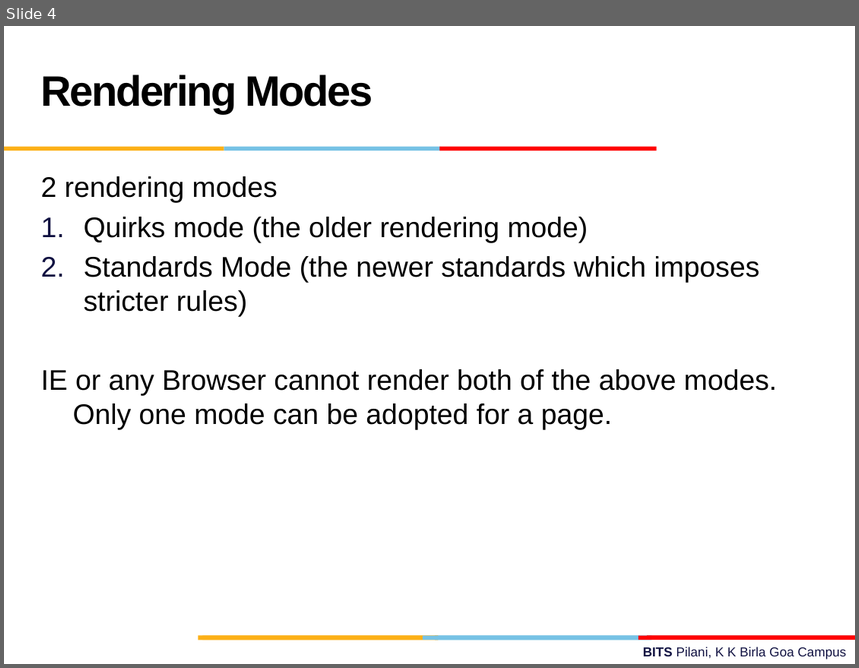
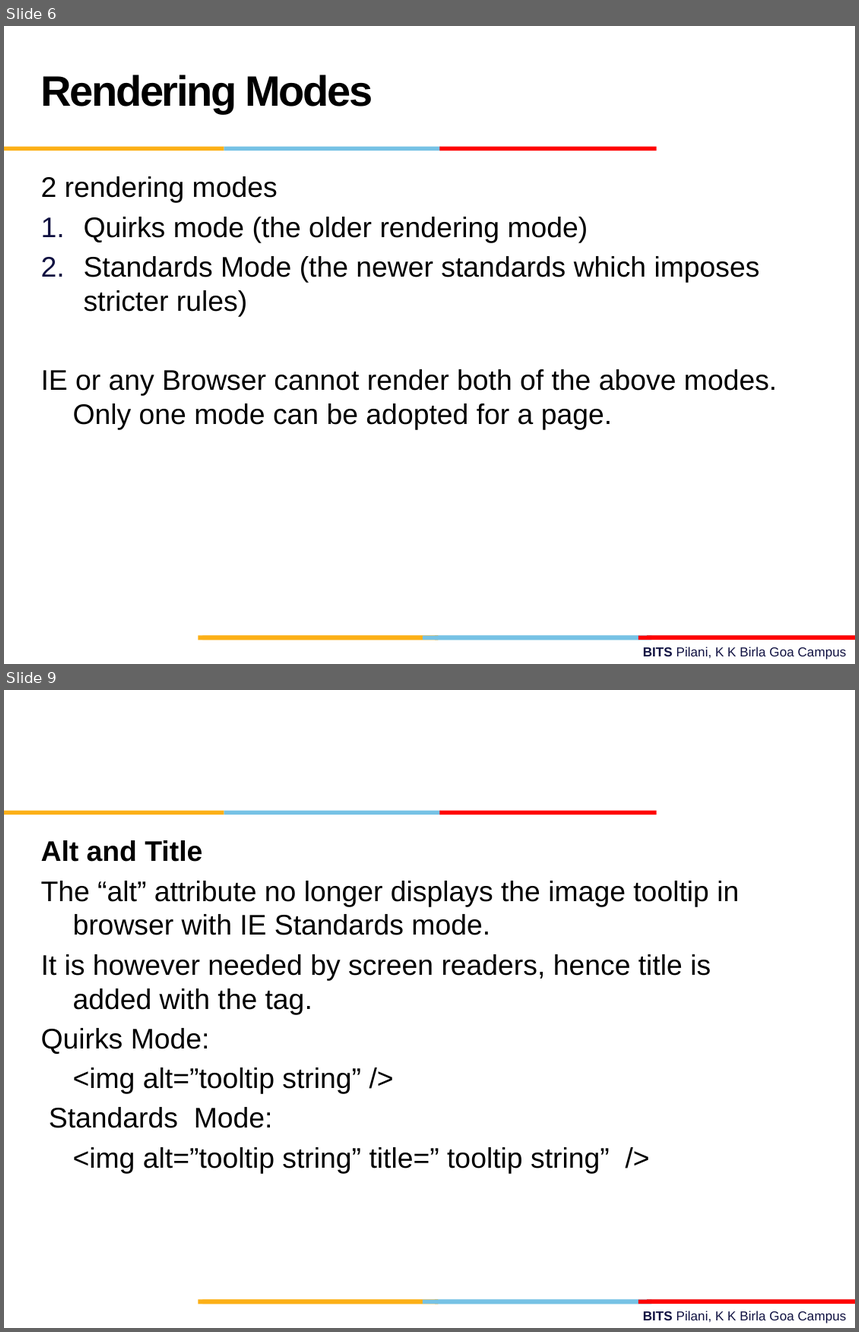
Before and after one commit to vidgit/Web_Projects, a slide deck: Report.pptx. Shown one above the other, each under a label of ours: slide 4 before the commit, slides 6 and 9 after it; the slides between them are not shown. The pictures are 859x668 and 859x1332 pixels, drawn with LibreOffice and Linux fonts; fonts in the diff are those of the drawing; background and template pictures are left out. Boxes give left, top, right and bottom in pixels: in the first picture for what was removed or moved away, otherwise in the second. Text is boxed around its words. In the diff, an @@ line names an element or a change of style, - is before the commit and + after.

```diff
--- a/Report.pptx
+++ b/Report.pptx
@@ slide 9 added at [4, 690, 855, 1328], background #FFFFFF; not listed: 10 template elements that a slide beside it also shows @@
@@ text added at [41, 840, 739, 1173], 24 pt, text #000000 @@
+Alt and Title
+The “alt” attribute no longer displays the image tooltip in browser with IE Standards mode.
+It is however needed by screen readers, hence title is added with the tag.
+Quirks Mode:
+<img alt=”tooltip string” />
+Standards Mode:
+<img alt=”tooltip string” title=” tooltip string” />
@@ what was slide 4 is now slide 6 @@
```
Also in this commit, not shown: 1 slide changed, 28 other slides added, 1 slide removed, 1 other file.
